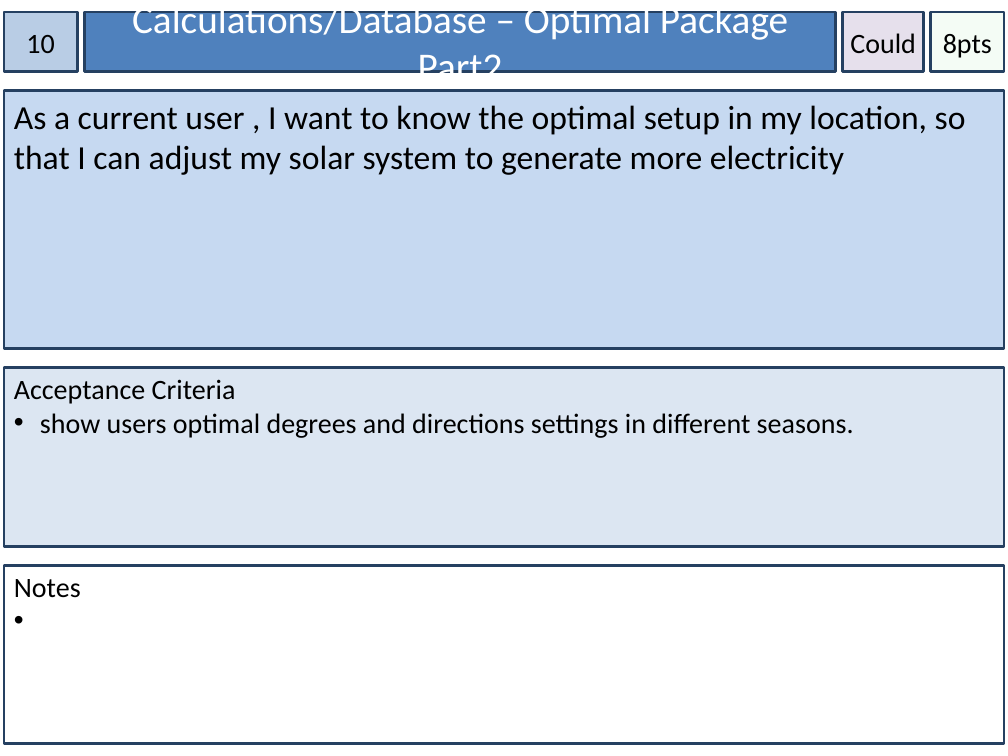
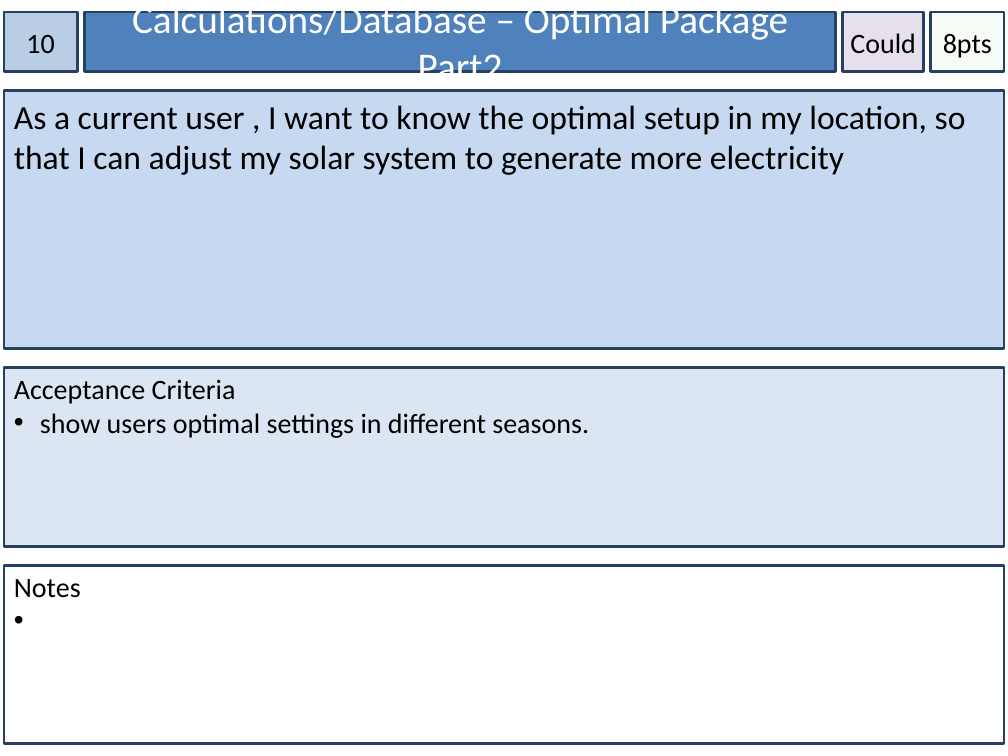
Before and after one commit to blackoutinn372/BlackoutSolarCalculator, a slide deck: slide 2 of com.blackout.solarpanelcalculator/docs/stories4Iteration4.pptx. Drawn at 1008x756 pixels with LibreOffice and Linux fonts; fonts in the diff are those of the drawing. Boxes give left, top, right and bottom in pixels: in the first picture for what was removed or moved away, otherwise in the second. Text is boxed around its words. In the diff, an @@ line names an element or a change of style, - is before the commit and + after.

```diff
--- a/com.blackout.solarpanelcalculator/docs/stories4Iteration4.pptx
+++ b/com.blackout.solarpanelcalculator/docs/stories4Iteration4.pptx
@@ text in rectangle at (40,413,589,438): text changed @@
-• show users optimal degrees and directions settings in different seasons.
+• show users optimal settings in different seasons.
```
Also in this commit, not shown: 3 other slides changed, 11 other files.
